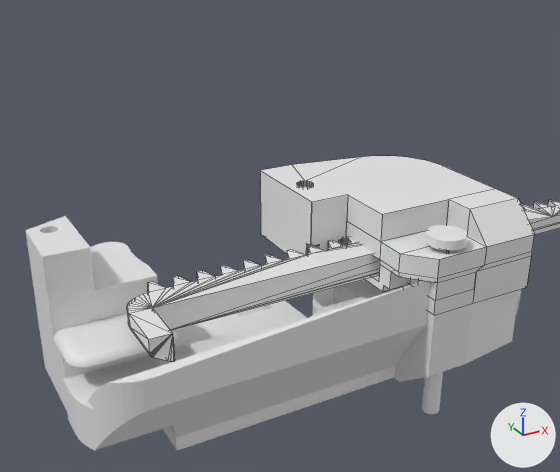
The Blender file LucidVR/Modified Proto5 parts/parts.blend: old version first, new version second.
One viewpoint serves both versions: a 50 mm camera at (-9.4, -80.1, 60.5) aimed at (26.1, -15.7, 28.3). The lights are fixed; the arrows at lower right show +X, +Y and +Z. Mesh edges are drawn as thin lines on the coarser meshes.

The older version as bpy lines, for what is in view:
```python
me_sensorhousing_v5_001 = bpy.data.meshes.new('SensorHousing_v5.001')
me_sensorhousing_v5_001.from_pydata(...)  # 1095 vertices, 1071 faces; spans x 1.9..54.0, y 11.8..29.5, z 4.1..28.4
me_sensorhousing_v5_003 = bpy.data.meshes.new('SensorHousing_v5.003')
me_sensorhousing_v5_003.from_pydata(...)  # 363 vertices, 365 faces; spans x 2.1..12.43, y 23.18..31.52, z 7.63..22.29
me_sensortop_v4_001 = bpy.data.meshes.new('SensorTop_v4.001')
me_sensortop_v4_001.from_pydata(...)  # 225 vertices, 138 faces; spans x 29.5..49.0, y 22.4..31.5, z 4.5..28.4
ob_sensorhousing_base = bpy.data.objects.new('SensorHousing_Base', me_sensorhousing_v5_001)
ob_sensorhousing_base.location = (0.0, 0.0, 0.0)
ob_sensorhousing_base.rotation_euler = (1.571, 0.0, 0.0)  # degrees (90, 0, 0)
_m = ob_sensorhousing_base.modifiers.new('Boolean', 'BOOLEAN')
_m.object = ob_cylinder
ob_sensorhousing_tip = bpy.data.objects.new('SensorHousing_Tip', me_sensorhousing_v5_003)
ob_sensorhousing_tip.location = (0.0, 0.0, 0.0)
ob_sensorhousing_tip.rotation_euler = (1.571, 0.0, 0.0)  # degrees (90, 0, 0)
_m = ob_sensorhousing_tip.modifiers.new('Boolean', 'BOOLEAN')
_m.object = ob_cylinder
ob_sensortop = bpy.data.objects.new('SensorTop', me_sensortop_v4_001)
ob_sensortop.location = (0.0, 0.0, 0.0)
ob_sensortop.rotation_euler = (1.571, 0.0, 0.0)  # degrees (90, 0, 0)
_m = ob_sensortop.modifiers.new('Boolean', 'BOOLEAN')
_m.object = ob_cylinder
# also in view: 'FingerRack' at (91.7, -20.2, 25.4); 'Cylinder' at (39.0, -26.4, 19.5); 'SensorHousing_Top' at (41.5, -22.7, 23.4)
```
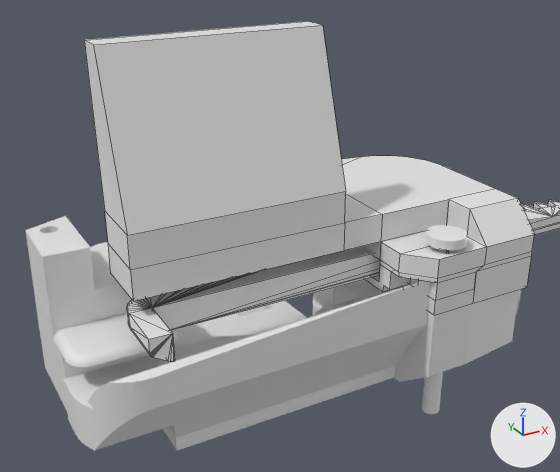
Edits to the scene script, one JSON object a line:
```json
{"block": "me_sensortop_v4_001", "where": "# used by ob_sensortop; location = (0.0, 0.0, 0.0); rotation_euler = (1.571, 0.0, 0.0), in degrees (90, 0, 0)"}
{"op": "remove", "block": "me_sensortop_v4_001", "code": "me_sensortop_v4_001.from_pydata(...)  # 225 vertices, 138 faces; spans x 29.5..49.0, y 22.4..31.5, z 4.5..28.4"}
{"op": "add", "block": "me_sensortop_v4_001", "code": "me_sensortop_v4_001.from_pydata(...)  # 241 vertices, 154 faces; spans x 8.0..49.0, y 22.4..49.5, z 4.5..28.4"}
{"block": "me_sensortop_v4_001", "change": "me_sensortop_v4_001 part 1"}
{"block": "me_sensortop_v4_001", "change": "4 faces are deleted"}
{"block": "me_sensortop_v4_001", "change": "16 vertices are added at x 8.0..29.5, y 28.5..49.5, z 14.9..22.3"}
{"block": "me_sensortop_v4_001", "change": "20 new faces join them"}
```

Location of each change, [x1, y1, x2, y2] in pixels of the pictures (560 x 472 px):
```json
{"object": "SensorTop", "change": "reshaped", "before": [260, 156, 534, 303], "after": [84, 21, 534, 303], "on screen": "64% wider, 91% taller"}
{"part": 1, "of": "me_sensortop_v4_001", "change": "built on", "before": [260, 171, 382, 255], "after": [84, 21, 382, 301]}
```
